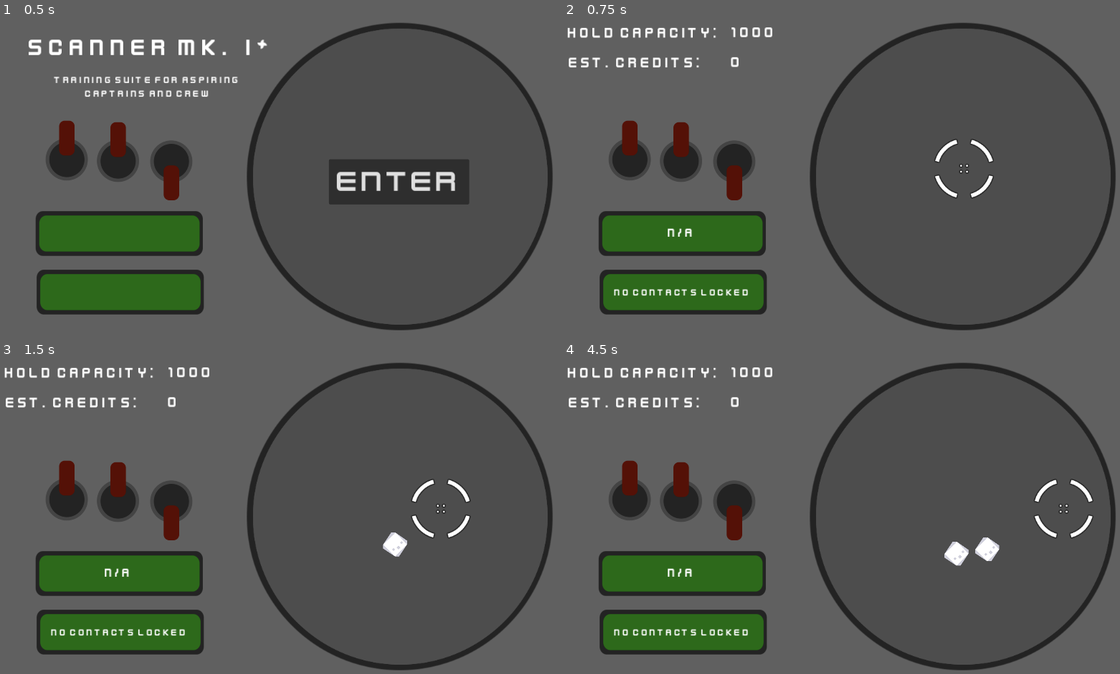
Above: before the commit, frames 1-4 (two rows, left to right).
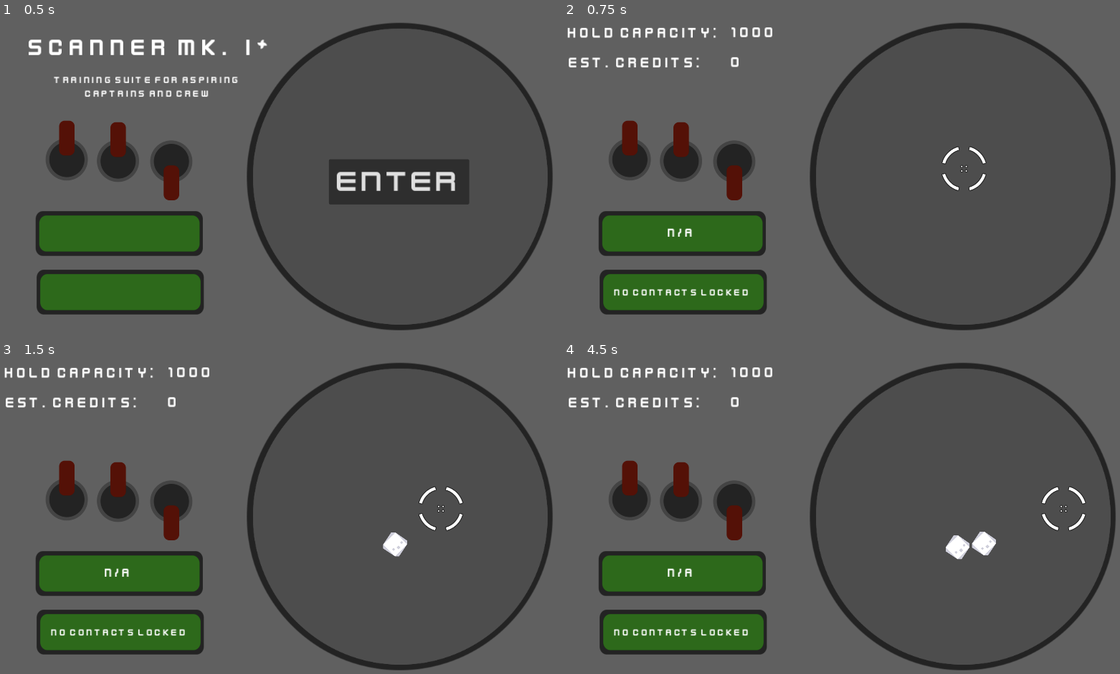
Above: after the commit, the same moments.

Repository: ubcs-io/simple_scanner
Game: Godot game, scene res://main.tscn
The game is run twice, just before and just after one commit, with the same random seed, the same clock (stepped at 60 frames per second) and the same inputs.
Inputs:
- Up to frame 1 (0.5 s): no input
- Up to frame 2 (0.75 s): click "Enter" at 0.5 s
- Up to frame 3 (1.5 s): tap Enter at 1.25 s; hold D (move_right) from 1.28 s (still down); hold Space (space) from 1.28 s (still down)
- Up to frame 4 (4.5 s): release D (move_right) at 2.03 s; release Space (space) at 2.03 s; hold S (move_down) 2.03-2.78 s; tap Space (space) at 2.1, 3.6 s; hold D (move_right) 2.78-3.53 s; hold Space (space) 2.78-3.53 s; hold W (move_up) 3.53-4.28 s; hold A (move_left) from 4.28 s (still down); hold Space (space) from 4.28 s (still down)

Frame 1 is identical in both runs. In frame 2, 0.6% of the frame differs, in the area x 66-78%, y 38-58%; in frame 3, 0.6%; in frame 4, 1.1%, in the area x 68-96%, y 38-66%.
Error before the commit: Invalid operands 'String' and 'Nil' in operator 'in'. (res://main.gd:139)

Commit message:
Improve system for tracking currently selected contact

Diff:
--- a/contacts/asteroid.gd
+++ b/contacts/asteroid.gd
@@ -33,7 +33,7 @@
 	var center = Vector2(820, 315)
 	var velocity = Vector2.ZERO # The contact's movement vector.
 	var vector_to_center = position - center
-	position += (vector_to_center/10) * delta
+	position += (vector_to_center/30) * delta
 
 	if position.distance_to(Vector2(820, 315)) > 300:
 		self.queue_free()
--- a/contacts/data.gd
+++ b/contacts/data.gd
@@ -31,7 +31,7 @@
 	var center = Vector2(820, 315)
 	var velocity = Vector2.ZERO # The contact's movement vector.
 	var vector_to_center = position - center
-	position += (vector_to_center/30) * delta
+	position += (vector_to_center/40) * delta
 
 	if position.distance_to(Vector2(820, 315)) > 300:
 		self.queue_free()
--- a/contacts/object.gd
+++ b/contacts/object.gd
@@ -31,7 +31,7 @@
 	var center = Vector2(820, 315)
 	var velocity = Vector2.ZERO # The contact's movement vector.
 	var vector_to_center = position - center
-	position += (vector_to_center/20) * delta
+	position += (vector_to_center/35) * delta
 
 	if position.distance_to(Vector2(820, 315)) > 300:
 		self.queue_free()
--- a/cursor.gd
+++ b/cursor.gd
@@ -4,7 +4,11 @@
 var screen_size
 var on_contact
 var desired_position
+var contact_id
+var current_contact
+var contacts_covered = []
 
+signal isolated_contact (type, category)
 signal hit
 signal locked
 
@@ -43,17 +47,33 @@
 	# Keep this as a fallback - cursor should stay in screen
 	position = position.clamp(Vector2.ZERO, screen_size)
 
+	#print("contact is: " + str(on_contact))
+
 	if Input.is_action_pressed("space"):
 		if on_contact != null:
+			#print(on_contact)
 			lock_contact(on_contact)
 
 func _on_body_entered(body):
+	contacts_covered.append(str(body.get_instance_id()))
+	contact_id = contacts_covered[0]
+	current_contact = instance_from_id(int(contact_id))
+	isolated_contact.emit(current_contact.category, current_contact.type)
+	$contact_isolated.play()
+	on_contact = current_contact
 	hit.emit()
-	# Ideally this should activate an animation on the signal, but this'll do for now
-	$contact_isolated.play()
-	on_contact = body
+
+	print(contacts_covered)
 
 	# Send a connected call to the server indicating it's been isolated
+
+func _on_body_exited(body) -> void:
+	contacts_covered.erase(str(body.get_instance_id()))
+	if contacts_covered.size() > 0:
+		contact_id = contacts_covered[0]
+		current_contact = instance_from_id(int(contact_id))
+	else:
+		on_contact = null
 
 func lock_contact(body):
 	if body.is_in_group("contacts"):
@@ -71,8 +91,8 @@
 
 func start(pos):
 	position = pos
-	show()
+	self.show()
 	$CollisionShape2D.disabled = false
 
 func _on_main_gameover() -> void:
-	hide()
+	self.hide()
--- a/cursor.tscn
+++ b/cursor.tscn
@@ -16,13 +16,14 @@
 }]
 
 [sub_resource type="CircleShape2D" id="CircleShape2D_5xncm"]
-radius = 46.0435
+radius = 12.0
 
 [node name="cursor" type="Area2D"]
 script = ExtResource("1_jpcwt")
 metadata/_edit_group_ = true
 
 [node name="AnimatedSprite2D" type="AnimatedSprite2D" parent="."]
+scale = Vector2(0.75, 0.75)
 sprite_frames = SubResource("SpriteFrames_ef7h1")
 
 [node name="CollisionShape2D" type="CollisionShape2D" parent="."]
--- a/hud.gd
+++ b/hud.gd
@@ -32,3 +32,7 @@
 	$Score_widget/Capacity.text = str(0)
 	$contact_info/contact_name.text = str("")
 	$contact_info/contact_message.text = str("")
+
+
+func _on_cursor_isolated_contact(category, type) -> void:
+	update_ui_messages(category, type)
--- a/main.gd
+++ b/main.gd
@@ -101,7 +101,8 @@
 		get_tree().call_group("contacts", "queue_free")
 
 func server_heartbeat_timeout():
-	var heartbeat = contact_server(1, 1337, "none", "none", "sync", "none", "none", "none")
+	#var heartbeat = contact_server(1, 1337, "none", "none", "sync", "none", "none", "none")
+	pass
 
 func contact_server(id, session, status, message, event_type, category, type, flavor_text):
 
@@ -123,8 +124,7 @@
 
 	#print(params)
 	url = url + params
-	var send_request = request.request(
-		url, headers, HTTPClient.METHOD_GET)
+	#var send_request = request.request(url, headers, HTTPClient.METHOD_GET)
 
 func _on_request_completed(result, response_code, headers, body):
 	var json = JSON.parse_string(body.get_string_from_utf8())
--- a/main.tscn
+++ b/main.tscn
@@ -38,4 +38,6 @@
 [connection signal="gameover" from="." to="HUD" method="_on_main_gameover"]
 [connection signal="gameover" from="." to="cursor" method="_on_main_gameover"]
 [connection signal="start_game" from="HUD" to="." method="new_game"]
+[connection signal="body_exited" from="cursor" to="cursor" method="_on_body_exited"]
+[connection signal="isolated_contact" from="cursor" to="HUD" method="_on_cursor_isolated_contact"]
 [connection signal="locked" from="cursor" to="." method="_increment_signals"]
